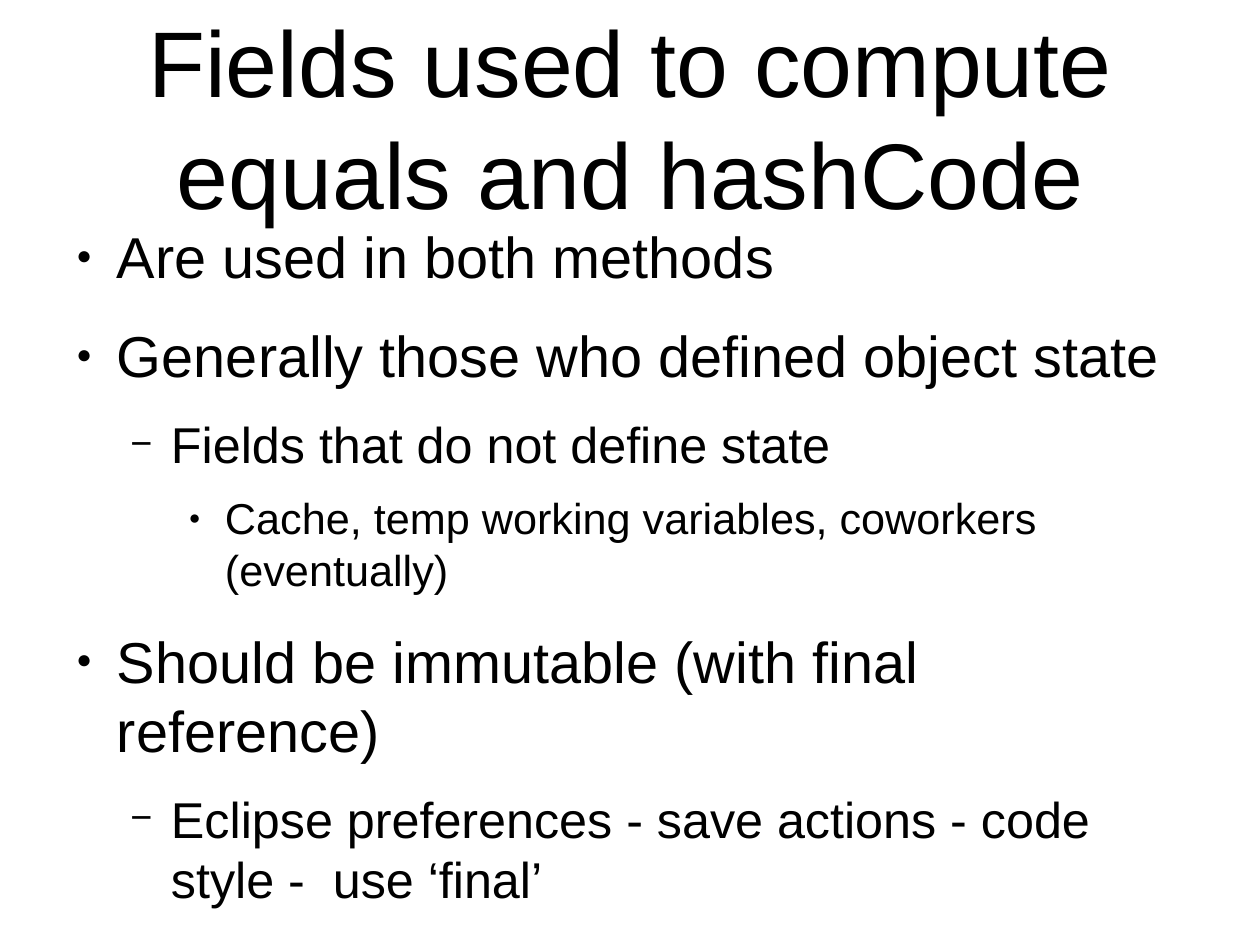
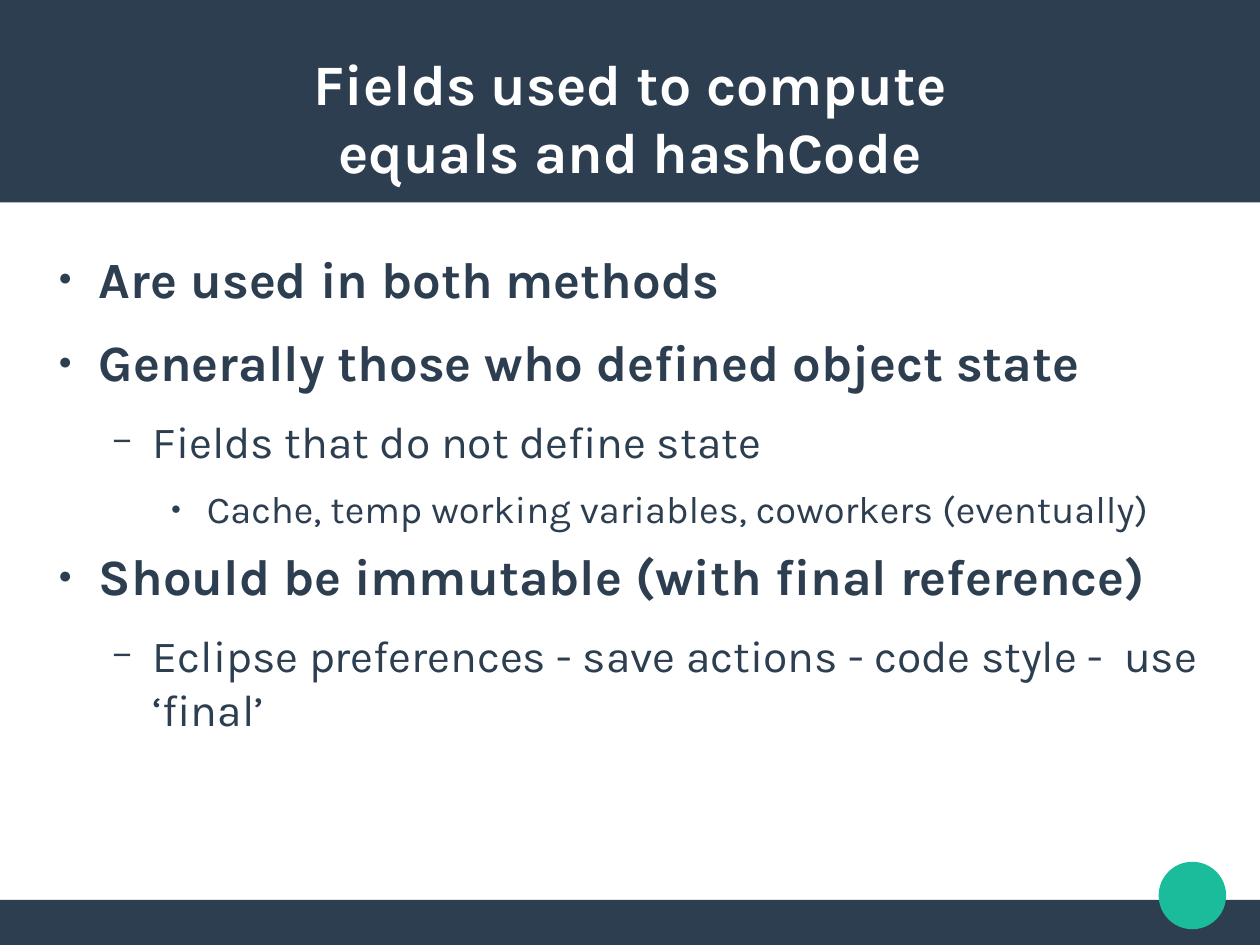
Before and after one commit to jldelarbre/lectureNotes, a slide deck: slide 4 of Slides/lesson1/ProgrammingErrors.odp. Drawn at 1260x945 pixels with LibreOffice and Linux fonts; fonts in the diff are those of the drawing. Boxes give left, top, right and bottom in pixels: in the first picture for what was removed or moved away, otherwise in the second. Text is boxed around its words. In the diff, an @@ line names an element or a change of style, - is before the commit and + after.

```diff
--- a/Slides/lesson1/ProgrammingErrors.odp
+++ b/Slides/lesson1/ProgrammingErrors.odp
@@ rectangle added at (0,0,1260,202), fill #2C3E50 @@
@@ title "Fields used to compute equals ..." at (313,64,946,187): size 58.7 to 36 pt, font Arial to Karla, text colour #000000 to #FFFFFF, bold on @@
@@ text "Are used in both methods": place and size @@
-text "Are used in both methods" at (117,236,1158,908)
+text "Are used in both methods" at (99,262,1197,727)
@@ text "Are used in both methods" at (99,262,1197,727): size 36.3 to 32 pt, bold on in "Are used in both methods", "Generally those who defined object state", "Should be immutable (with final reference)"; font Arial to Karla, text colour #000000 to #2C3E50; size 31.7 to 28 pt in "Fields that do not define state", "Eclipse preferences - save actions - code ..."; size 27.2 to 24 pt in "Cache, temp working variables, coworkers (eventually)"; less space between paragraphs; bullet colour #000000 to #2C3E50 @@
@@ ellipse added at (1159,862,1227,930), fill #1ABC9C @@
@@ rectangle added at (0,900,1260,944), fill #2C3E50 @@
```
Also in this commit, not shown: 9 other slides changed, 22 other files.
